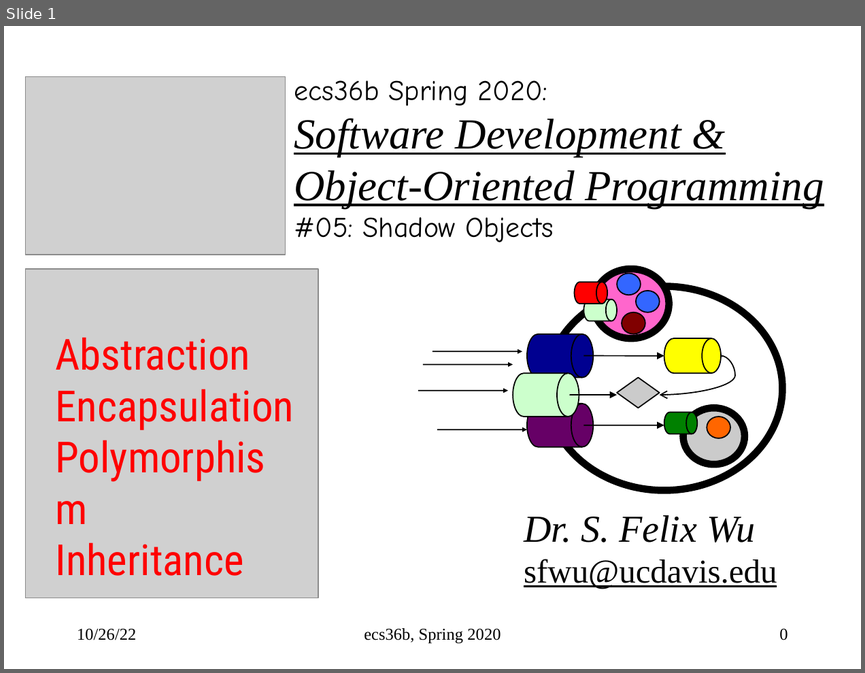
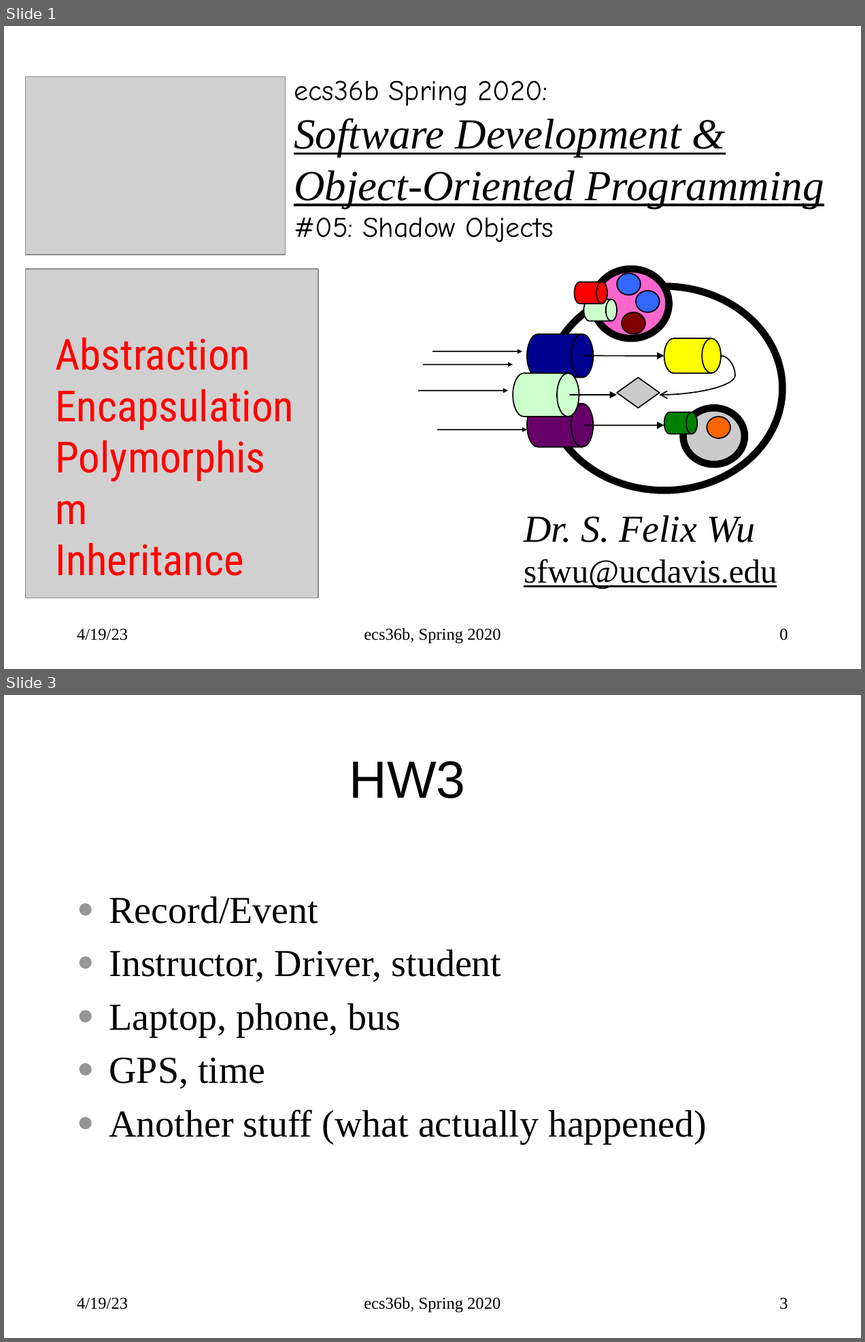
Before and after one commit to sfelixwu/ecs36b_slides, a slide deck: ecs36b_f2022_L006.pptx. Shown one above the other, each under a label of ours: slide 1 before the commit, slides 1 and 3 after it; the slides between them are not shown. The pictures are 865x673 and 865x1342 pixels, drawn with LibreOffice and Linux fonts; fonts in the diff are those of the drawing; grey boxes stand for pictures. Boxes give left, top, right and bottom in pixels: in the first picture for what was removed or moved away, otherwise in the second. Text is boxed around its words. In the diff, an @@ line names an element or a change of style, - is before the commit and + after.

```diff
--- a/ecs36b_f2022_L006.pptx
+++ b/ecs36b_f2022_L006.pptx
@@ slide 3 added at bbox=[4, 695, 861, 1338], background #FFFFFF @@
@@ title added at bbox=[349, 761, 466, 798], 44 pt, text #000000 @@
+HW3
@@ text added at bbox=[109, 896, 706, 1143], 32 pt, text #000000 @@
+● Record/Event
+● Instructor, Driver, student
+● Laptop, phone, bus
+● GPS, time
+● Another stuff (what actually happened)
@@ text added at bbox=[77, 1297, 128, 1309], 14 pt, text #000000 @@
+4/19/23
@@ text added at bbox=[364, 1297, 500, 1312], 14 pt, text #000000 @@
+ecs36b, Spring 2020
@@ page number added at bbox=[779, 1297, 787, 1309], 14 pt, text #000000 @@
+3
@@ slide 1 changed as well @@
@@ text at bbox=[77, 628, 128, 640]: text changed @@
-10/26/22
+4/19/23
```
Also in this commit, not shown: 17 other slides changed, 3 other slides added.
